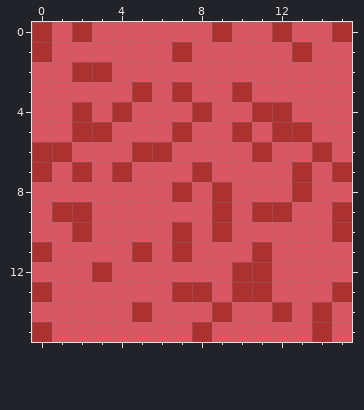
Pixel-art file: Cat Jam/Assets/Tile_Palettes/carpet2.aseprite. Above is the file before it was changed.
16x16 pixels, 1 frame.
And afterwards:
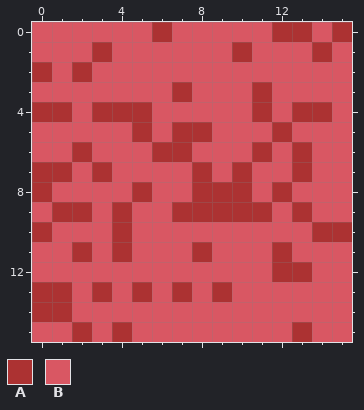
Palette (. is transparent): A #ac3232  B #d95763
Changes in this commit:
{"y":0,"x":0,"old":"A","new":"B"}
{"y":0,"x":2,"old":"A","new":"B"}
{"y":0,"x":6,"old":"B","new":"A"}
{"y":0,"x":9,"old":"A","new":"B"}
{"y":0,"x":13,"old":"B","new":"A"}
{"y":1,"x":0,"old":"A","new":"B"}
{"y":1,"x":3,"old":"B","new":"A"}
{"y":1,"x":7,"old":"A","new":"B"}
{"y":1,"x":10,"old":"B","new":"A"}
{"y":1,"x":13,"old":"AB","new":"BA"}
{"y":2,"x":0,"old":"B","new":"A"}
{"y":2,"x":3,"old":"A","new":"B"}
{"y":3,"x":5,"old":"A","new":"B"}
{"y":3,"x":10,"old":"AB","new":"BA"}
{"y":4,"x":0,"old":"BBAB","new":"AABA"}
{"y":4,"x":5,"old":"B","new":"A"}
{"y":4,"x":8,"old":"A","new":"B"}
{"y":4,"x":12,"old":"ABB","new":"BAA"}
{"y":5,"x":2,"old":"AA","new":"BB"}
{"y":5,"x":5,"old":"B","new":"A"}
{"y":5,"x":8,"old":"B","new":"A"}
{"y":5,"x":10,"old":"A","new":"B"}
{"y":5,"x":13,"old":"A","new":"B"}
{"y":6,"x":0,"old":"AAB","new":"BBA"}
{"y":6,"x":5,"old":"A","new":"B"}
{"y":6,"x":7,"old":"B","new":"A"}
{"y":6,"x":13,"old":"BA","new":"AB"}
{"y":7,"x":1,"old":"BABA","new":"ABAB"}
{"y":7,"x":10,"old":"B","new":"A"}
{"y":7,"x":15,"old":"A","new":"B"}
{"y":8,"x":0,"old":"B","new":"A"}
{"y":8,"x":5,"old":"B","new":"A"}
{"y":8,"x":7,"old":"AB","new":"BA"}
{"y":8,"x":10,"old":"B","new":"A"}
{"y":8,"x":12,"old":"BA","new":"AB"}
{"y":9,"x":4,"old":"B","new":"A"}
{"y":9,"x":7,"old":"BB","new":"AA"}
{"y":9,"x":10,"old":"B","new":"A"}
{"y":9,"x":12,"old":"AB","new":"BA"}
{"y":9,"x":15,"old":"A","new":"B"}
{"y":10,"x":0,"old":"B","new":"A"}
{"y":10,"x":2,"old":"A","new":"B"}
{"y":10,"x":4,"old":"B","new":"A"}
{"y":10,"x":7,"old":"A","new":"B"}
{"y":10,"x":9,"old":"A","new":"B"}
{"y":10,"x":14,"old":"B","new":"A"}
{"y":11,"x":0,"old":"A","new":"B"}
{"y":11,"x":2,"old":"B","new":"A"}
{"y":11,"x":4,"old":"BA","new":"AB"}
{"y":11,"x":7,"old":"AB","new":"BA"}
{"y":11,"x":11,"old":"AB","new":"BA"}
{"y":12,"x":3,"old":"A","new":"B"}
{"y":12,"x":10,"old":"AABB","new":"BBAA"}
{"y":13,"x":1,"old":"B","new":"A"}
{"y":13,"x":3,"old":"B","new":"A"}
{"y":13,"x":5,"old":"B","new":"A"}
{"y":13,"x":8,"old":"ABAA","new":"BABB"}
{"y":13,"x":15,"old":"A","new":"B"}
{"y":14,"x":0,"old":"BB","new":"AA"}
{"y":14,"x":5,"old":"A","new":"B"}
{"y":14,"x":9,"old":"A","new":"B"}
{"y":14,"x":12,"old":"A","new":"B"}
{"y":14,"x":14,"old":"A","new":"B"}
{"y":15,"x":0,"old":"A","new":"B"}
{"y":15,"x":2,"old":"B","new":"A"}
{"y":15,"x":4,"old":"B","new":"A"}
{"y":15,"x":8,"old":"A","new":"B"}
{"y":15,"x":13,"old":"BA","new":"AB"}
{"label":"changed","picture_box":[32,22,352,342]}
